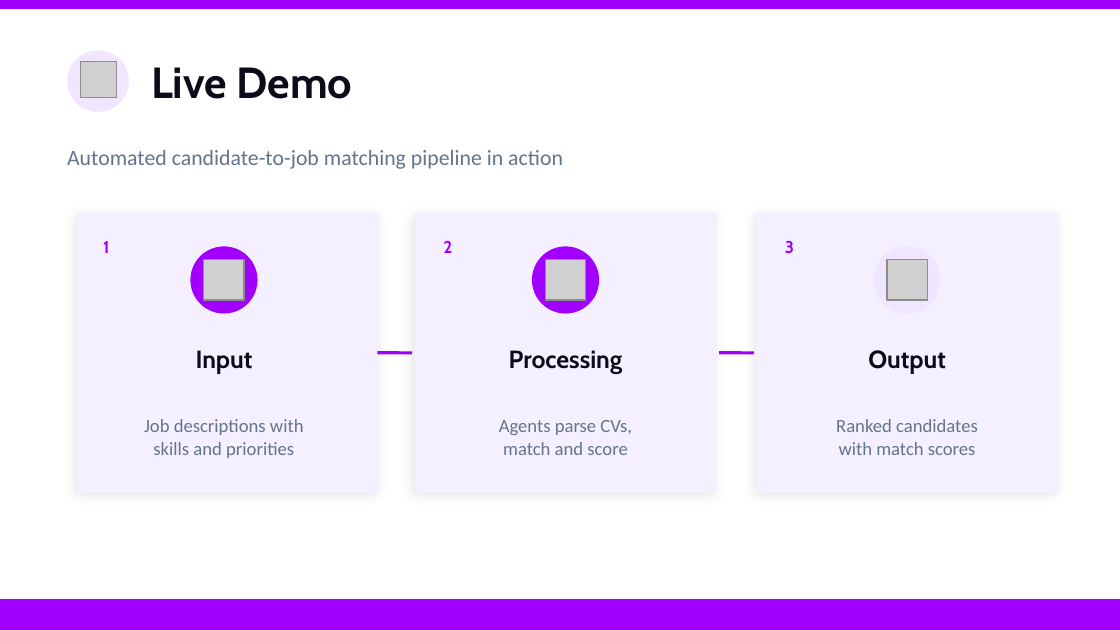
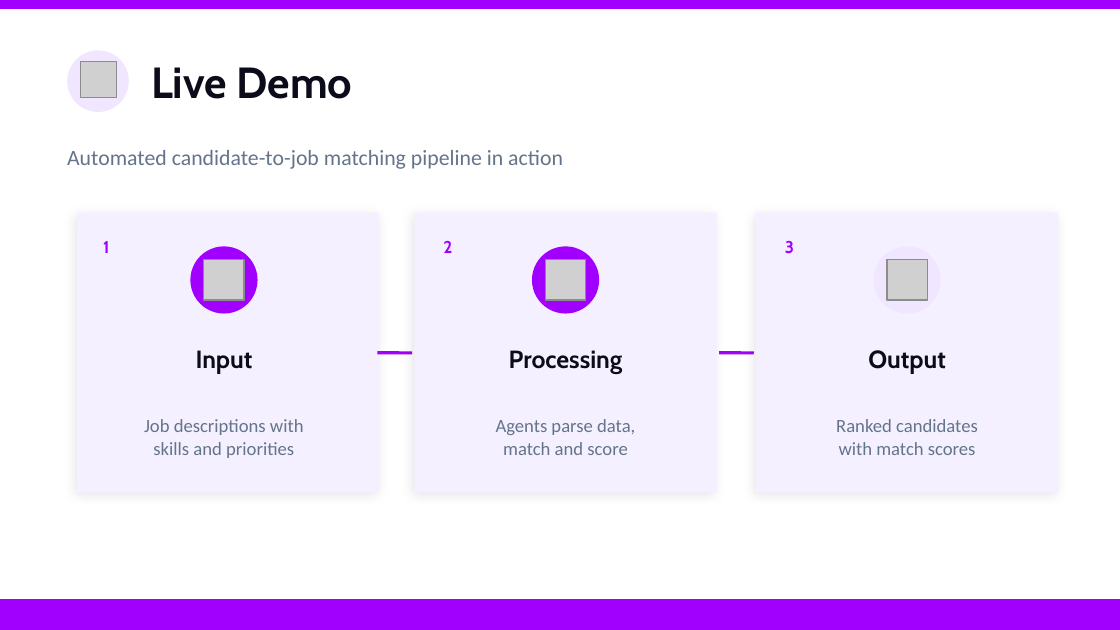
Before and after one commit to soarlua/talentmatch, a slide deck: slide 2 of docs/PITCH_DEMO.pptx. Drawn at 1120x630 pixels with LibreOffice and Linux fonts; fonts in the diff are those of the drawing; grey boxes stand for pictures. Boxes give left, top, right and bottom in pixels: in the first picture for what was removed or moved away, otherwise in the second. Text is boxed around its words. In the diff, an @@ line names an element or a change of style, - is before the commit and + after.

Commit message:
upd pptx

```diff
--- a/docs/PITCH_DEMO.pptx
+++ b/docs/PITCH_DEMO.pptx
@@ text at (x1=496, y1=419, x2=635, y2=435): text changed @@
-Agents parse CVs,
+Agents parse data,
```
Also in this commit, not shown: 1 other slide changed.
